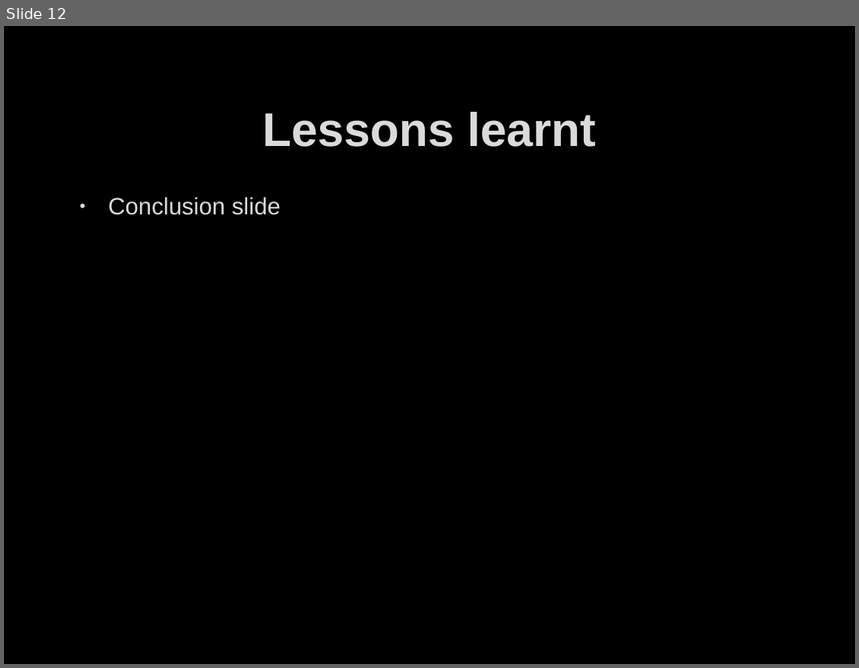
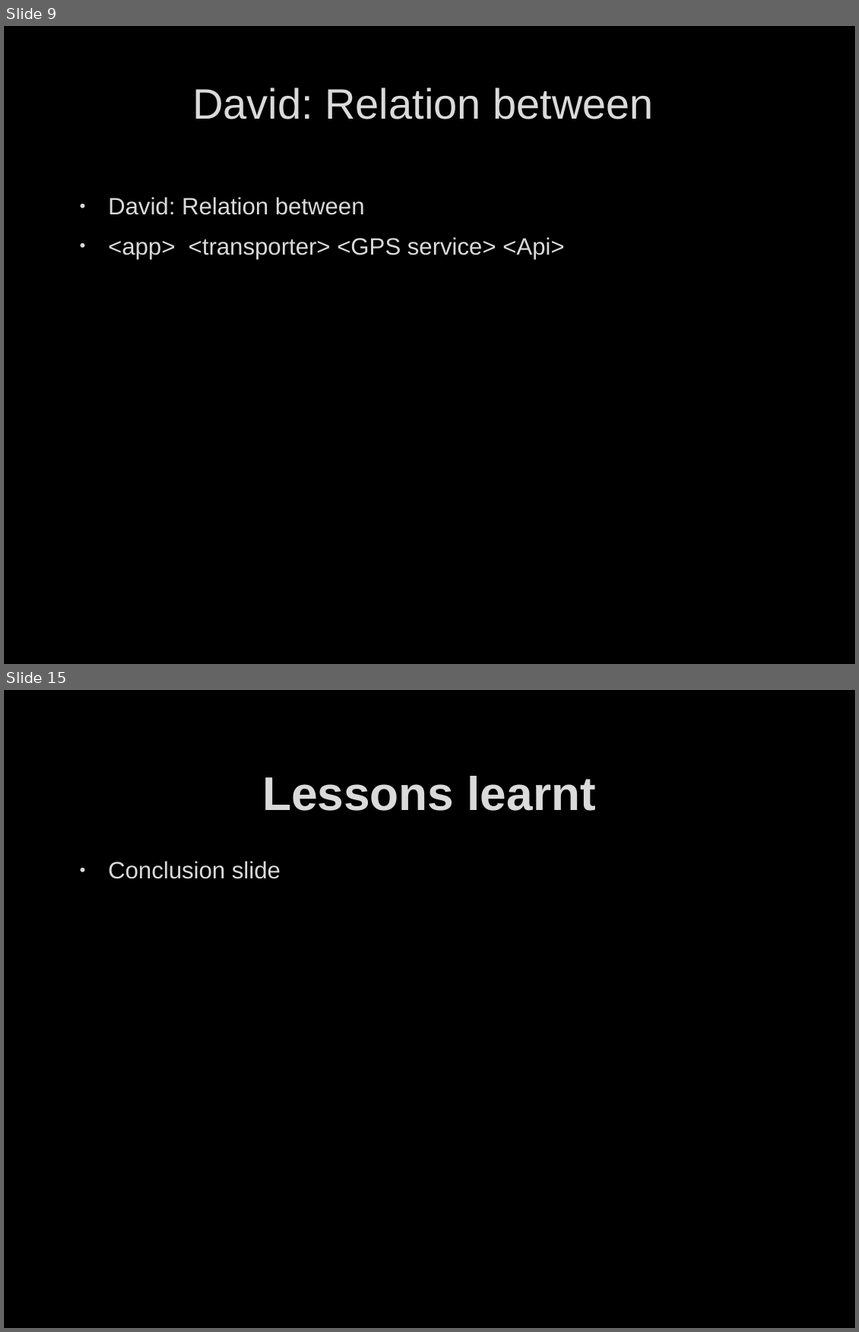
Before and after one commit to ddave2122/Group6, a slide deck: MobAppFinalPresent.pptx. Shown one above the other, each under a label of ours: slide 12 before the commit, slides 9 and 15 after it; the slides between them are not shown. The pictures are 859x668 and 859x1332 pixels, drawn with LibreOffice and Linux fonts; fonts in the diff are those of the drawing; background and template pictures are left out. Boxes give left, top, right and bottom in pixels: in the first picture for what was removed or moved away, otherwise in the second. Text is boxed around its words. In the diff, an @@ line names an element or a change of style, - is before the commit and + after.

Commit message:
Look at the presentation
David: you need to add a few slides

```diff
--- a/MobAppFinalPresent.pptx
+++ b/MobAppFinalPresent.pptx
@@ slide 9 added at box(4, 26, 855, 664), background picture (left out) @@
@@ title added at box(192, 88, 654, 119), 36 pt, text #DADADA @@
+David: Relation between
@@ text added at box(108, 197, 564, 260), 20 pt, text #DADADA @@
+• David: Relation between
+• <app> <transporter> <GPS service> <Api>
@@ what was slide 12 is now slide 15 @@
```
Also in this commit, not shown: 8 other slides added, 6 slides removed, 1 other file.
